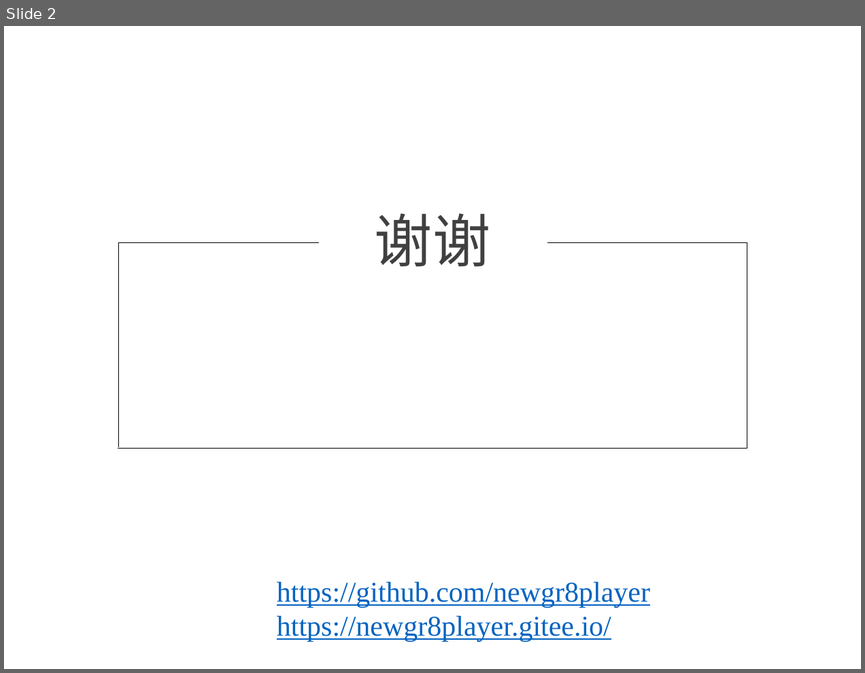
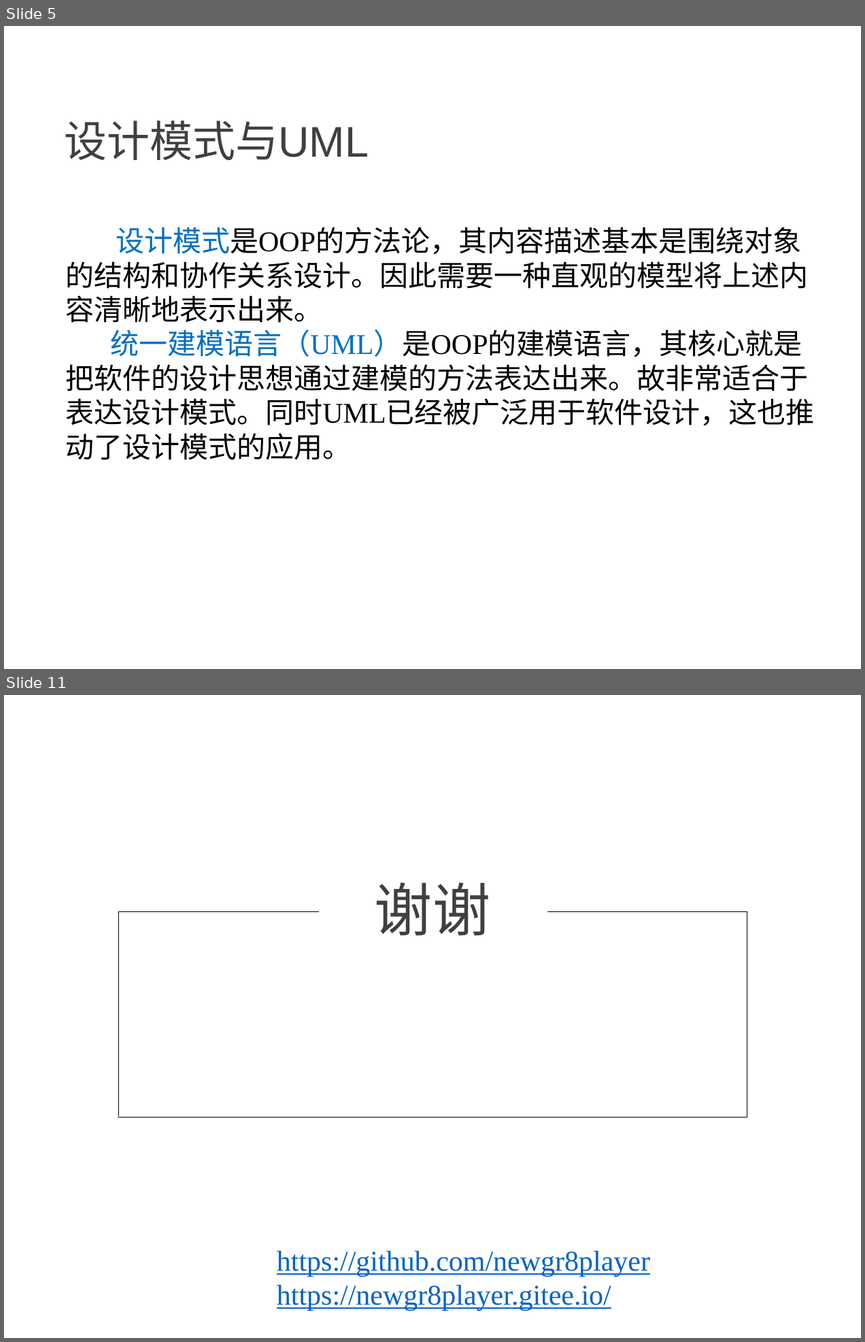
Before and after one commit to NewGr8Player/My-PPT, a slide deck: Design pattern/23种设计模式详解.pptx. Shown one above the other, each under a label of ours: slide 2 before the commit, slides 5 and 11 after it; the slides between them are not shown. The pictures are 865x673 and 865x1342 pixels, drawn with LibreOffice and Linux fonts; fonts in the diff are those of the drawing. Boxes give left, top, right and bottom in pixels: in the first picture for what was removed or moved away, otherwise in the second. Text is boxed around its words. In the diff, an @@ line names an element or a change of style, - is before the commit and + after.

```diff
--- a/Design pattern/23种设计模式详解.pptx
+++ b/Design pattern/23种设计模式详解.pptx
@@ slide 5 added at (4,26,861,669), background #FFFFFF @@
@@ text added at (64,121,368,160), 36 pt, text #404040 @@
+设计模式与UML
@@ text added at (65,227,814,460), 24 pt, text #000000 @@
+设计模式是OOP的方法论，其内容描述基本是围绕对象的结构和协作关系设计。因此需要一种直观的模型将上述内容清晰地表示出来。
+统一建模语言（UML）是OOP的建模语言，其核心就是把软件的设计思想通过建模的方法表达出来。故非常适合于表达设计模式。同时UML已经被广泛用于软件设计，这也推动了设计模式的应用。
@@ what was slide 2 is now slide 11 @@
```
Also in this commit, not shown: 1 slide changed, 8 other slides added, 1 other file.
